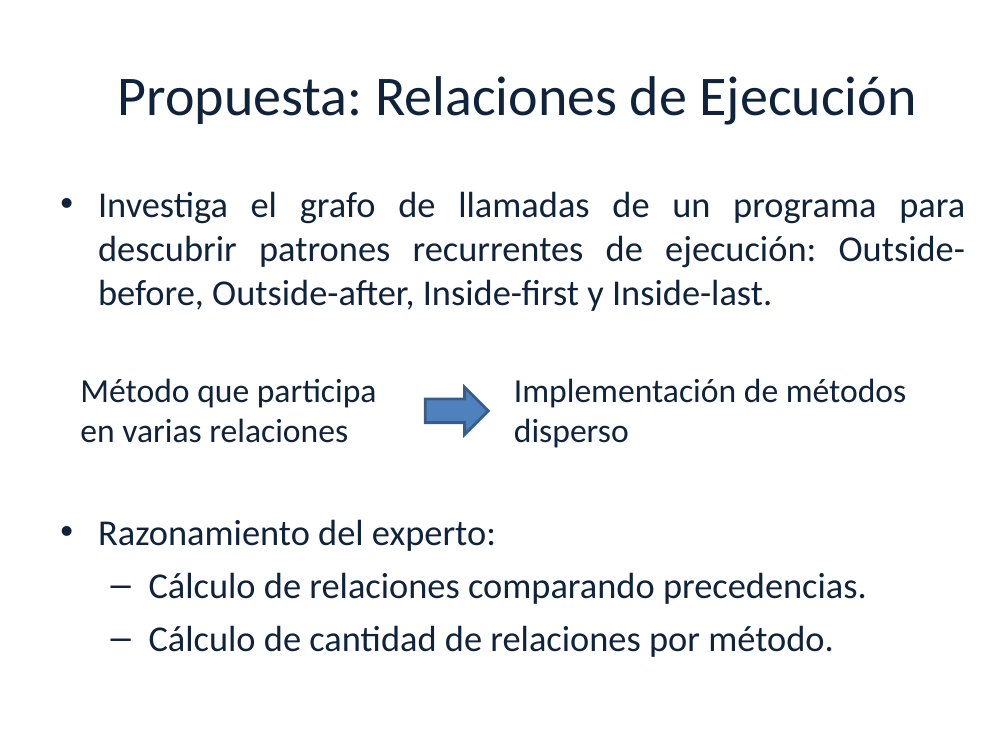
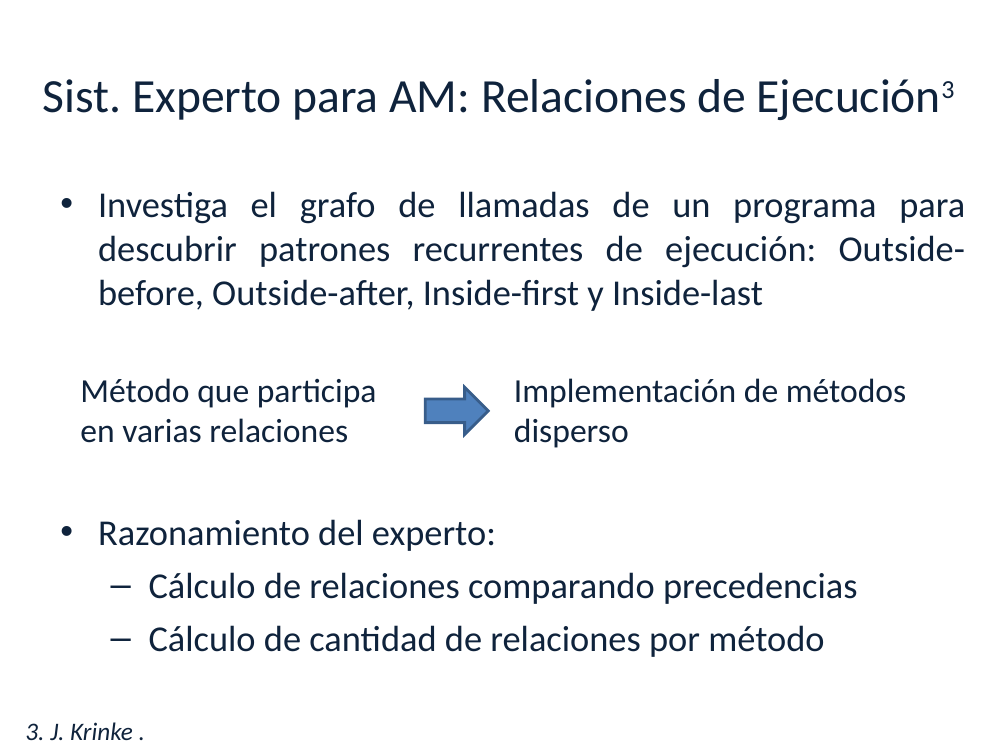
Before and after one commit to luciamasolaP/proyectofinal-informe, a slide deck: slide 19 of presentacion/Tesis.ppt (slide 20 before the commit). Drawn at 1008x756 pixels with LibreOffice and Linux fonts; fonts in the diff are those of the drawing; background and template pictures are left out. Boxes give left, top, right and bottom in pixels: in the first picture for what was removed or moved away, otherwise in the second. Text is boxed around its words. In the diff, an @@ line names an element or a change of style, - is before the commit and + after.

```diff
--- a/presentacion/Tesis.ppt
+++ b/presentacion/Tesis.ppt
@@ title at [43,79,746,120]: text changed; size 40 to 34 pt @@
-Propuesta: Relaciones de Ejecución
+Sist. Experto para AM: Relaciones de Ejecución3
@@ text at [98,191,965,311]: text changed @@
-• Investiga el grafo de llamadas de un programa para descubrir patrones recurrentes de ejecución: Outside-before, Outside-after, Inside-first y Inside-last.
+• Investiga el grafo de llamadas de un programa para descubrir patrones recurrentes de ejecución: Outside-before, Outside-after, Inside-first y Inside-last
@@ text at [149,572,858,657]: text changed @@
-  – Cálculo de relaciones comparando precedencias.
-  – Cálculo de cantidad de relaciones por método.
+  – Cálculo de relaciones comparando precedencias
+  – Cálculo de cantidad de relaciones por método
@@ text added at [25,722,133,740], 18 pt, text #0F233C, italic @@
+3. J. Krinke .
```
Also in this commit, not shown: 29 other slides changed, 4 slides added, 4 slides removed, 1 other file.
